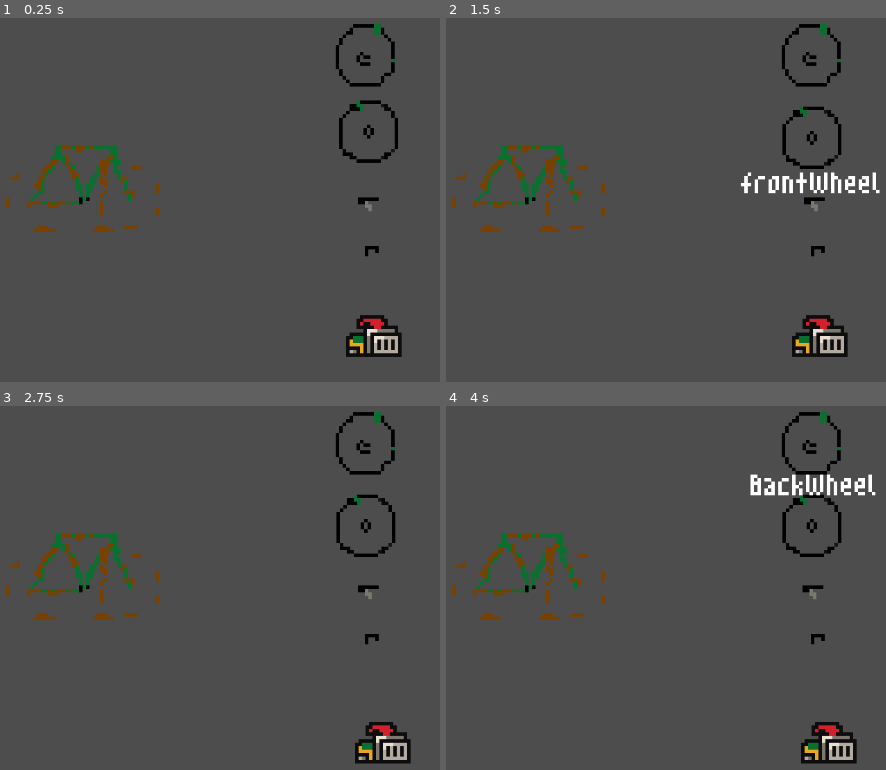
Above: before the commit, frames 1-4 (two rows, left to right).
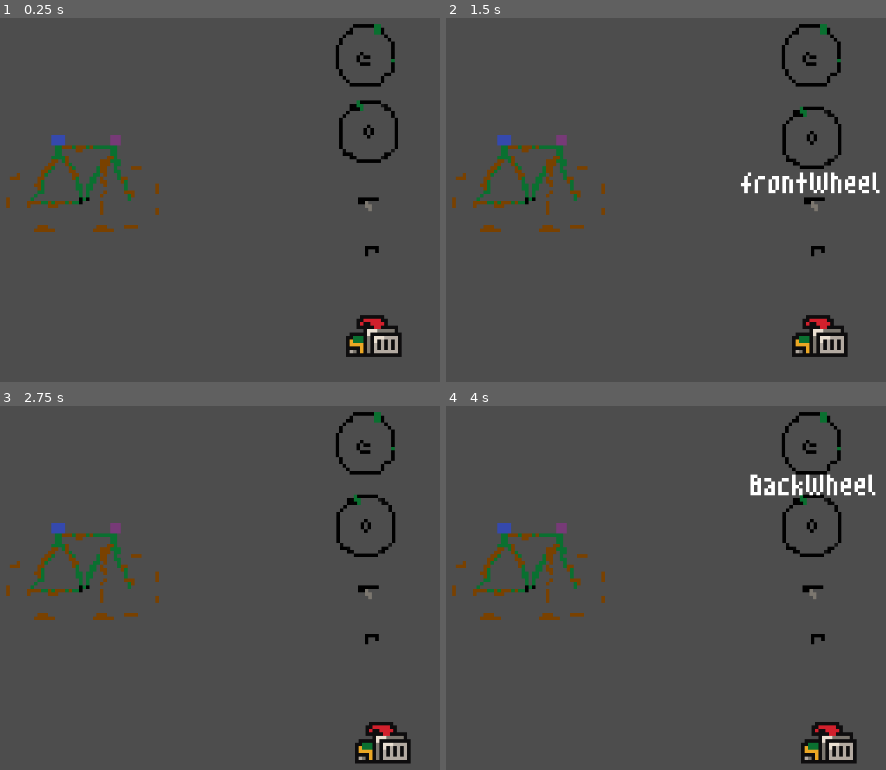
Above: after the commit, the same moments.

Repository: javierrcalvete/bikeShop
Game: Godot game, scene res://scenes/game.tscn
The game is run twice, just before and just after one commit, with the same random seed, the same clock (stepped at 60 frames per second) and the same inputs.
Inputs (mouse positions are in pixels of both pictures, inside the frame that each line leads up to):
- Up to frame 1 (0.25 s): no input
- Up to frame 2 (1.5 s): tap Enter at 0.5 s; move the mouse to (529, 189) at 0.52 s; click (529, 189) at 0.6 s; tap Space at 1.25 s; move the mouse to (811, 130) at 1.27 s; click (811, 130) at 1.35 s
- Up to frame 3 (2.75 s): tap Enter at 2 s; move the mouse to (374, 722) at 2.02 s; click (374, 722) at 2.1 s
- Up to frame 4 (4 s): tap Space at 2.75 s; move the mouse to (815, 591) at 2.77 s; click (815, 591) at 2.85 s; tap Enter at 3.5 s; move the mouse to (811, 442) at 3.52 s; click (811, 442) at 3.6 s

The runs differ from the first frame. In frame 1, 0.2% of the frame differs, in the area x 11-28%, y 32-36%; in frame 2, 0.2%; in frame 3, 0.2%; in frame 4, 0.2%.

Commit message:
add drop zone saddle, and functionality/score/grab

Diff:
--- a/scenes/bike.tscn
+++ b/scenes/bike.tscn
@@ -20,7 +20,7 @@
 }]
 
 [sub_resource type="RectangleShape2D" id="RectangleShape2D_ucoit"]
-size = Vector2(2.5, 3.5)
+size = Vector2(400000, 300001)
 
 [sub_resource type="CircleShape2D" id="CircleShape2D_dil7e"]
 radius = 0.0
@@ -42,8 +42,12 @@
 scale = Vector2(1e-05, 1e-05)
 
 [node name="SaddleBikeCollision" type="CollisionShape2D" parent="SaddleBikeArea2D"]
-position = Vector2(-0.25, -0.25)
+position = Vector2(0, -50000.5)
 shape = SubResource("RectangleShape2D_ucoit")
+
+[node name="Polygon2D" type="Polygon2D" parent="SaddleBikeArea2D"]
+color = Color(0.129412, 0.27451, 1, 0.545098)
+polygon = PackedVector2Array(-200000, 100000, -200000, 0, -200000, -200000, 0, -200000, 200000, -200000, 200000, 0, 200000, 100000)
 
 [node name="FrontWheelArea2D" type="Area2D" parent="."]
 position = Vector2(13, 2)
--- a/scenes/saddle.tscn
+++ b/scenes/saddle.tscn
@@ -41,6 +41,8 @@
 theme_override_font_sizes/font_size = 16
 text = "Saddle"
 
+[connection signal="area_entered" from="." to="." method="_on_area_entered"]
+[connection signal="area_exited" from="." to="." method="_on_area_exited"]
 [connection signal="area_shape_entered" from="." to="." method="_on_area_shape_entered"]
 [connection signal="input_event" from="." to="." method="_on_input_event"]
 [connection signal="mouse_entered" from="." to="." method="_on_mouse_entered"]
--- a/scripts/bike.gd
+++ b/scripts/bike.gd
@@ -12,6 +12,6 @@
 # Called every frame. 'delta' is the elapsed time since the previous frame.
 func _process(delta):
 	if game_manager.is_mouse_busy:
-		handleBar_area.visible = true
-	else:
-		handleBar_area.visible = false
+		match name_bikePart_grabbed:
+			"HandleBarArea2D":
+				handleBar_area.visible = true
--- a/scripts/handlebar.gd
+++ b/scripts/handlebar.gd
@@ -73,8 +73,5 @@
 		#self.position=bike_saddle_area
 
 
-
-
-
 func _on_area_exited(area):
 	wheel_in_position = false
--- a/scripts/saddle.gd
+++ b/scripts/saddle.gd
@@ -1,30 +1,32 @@
 extends Area2D
 @onready var game_manager = %GameManager
+#@onready var polygon2d = $HandleBarArea2D/Polygon2D
 
-var saddle_in_position = false
+var wheel_in_position = false
+
+var selected = false
+
+
 
 func _ready():
 	$Label.hide()
 
 
-
-var selected = false
-
 # variable para saber si se selecciono el collision shape, escucha solos los del collision
 func _on_input_event(viewport, event, shape_idx):
 	if Input.is_action_just_pressed("click") and game_manager.is_mouse_busy == false \
-		and saddle_in_position == false:
+		and wheel_in_position == false:
 
 		selected = true
 		game_manager.is_mouse_busy = true
-
+		game_manager.name_bikePart_grabbed = str(self.name)
+		#print(game_manager.name_bikePart_grabbed)
 
 
 # lerp agarra 2 valores y lo interpola con la velocidad del 3 valor
 func _physics_process(delta):
 	if selected:
 		global_position = lerp(global_position, get_global_mouse_position(), 25 * delta)
-		$Label.show()
 
 # generic input events on scripts, captura todos los input events
 func _input(event):
@@ -32,31 +34,44 @@
 		if event.button_index == MOUSE_BUTTON_LEFT and not event.pressed:
 			selected = false
 			game_manager.is_mouse_busy = false
+			if wheel_in_position:
+				call_for_score()
+				self.process_mode = Node.PROCESS_MODE_DISABLED #makes the handlebar not clickleabale
 
-
-func release_left_mouse_button():
-	var a = InputEventMouseButton.new()
-	a.set_button_index(1)
-	a.set_pressed(false)
-	Input.parse_input_event(a)
+#func release_left_mouse_button():
+	#var a = InputEventMouseButton.new()
+	#a.set_button_index(1)
+	#a.set_pressed(false)
+	#Input.parse_input_event(a)
 
 
 func _on_mouse_entered():
-	if !saddle_in_position:
+	if !wheel_in_position:
 		$Label.show()
 
 func _on_mouse_exited():
 	$Label.hide()
 
+func call_for_score():
+	#if wheel_in_position and game_manager.is_mouse_busy ==false :
+		game_manager.add_score()
 
-# makes saddle satay in place on the bike
+# makes saddle stay in place on the bike
 func _on_area_entered(area):
 
-	var bike_saddle_area
+
 	if area.name == "SaddleBikeArea2D":
-		#self.global_position = Vector2(-7,-15)#area of saddleBikeCollision on bike
 
-		saddle_in_position = true
-		release_left_mouse_button()
-		game_manager.add_score()
+		#self.global_position = Vector2(10,-16)#area of saddleBikeCollision on bike
+		#release_left_mouse_button()
+		print(self.global_position)
+		wheel_in_position = true
+		#call_for_score()
+
+		#game_manager.add_score()
+
 		#self.position=bike_saddle_area
+
+
+func _on_area_exited(area):
+	wheel_in_position = false
